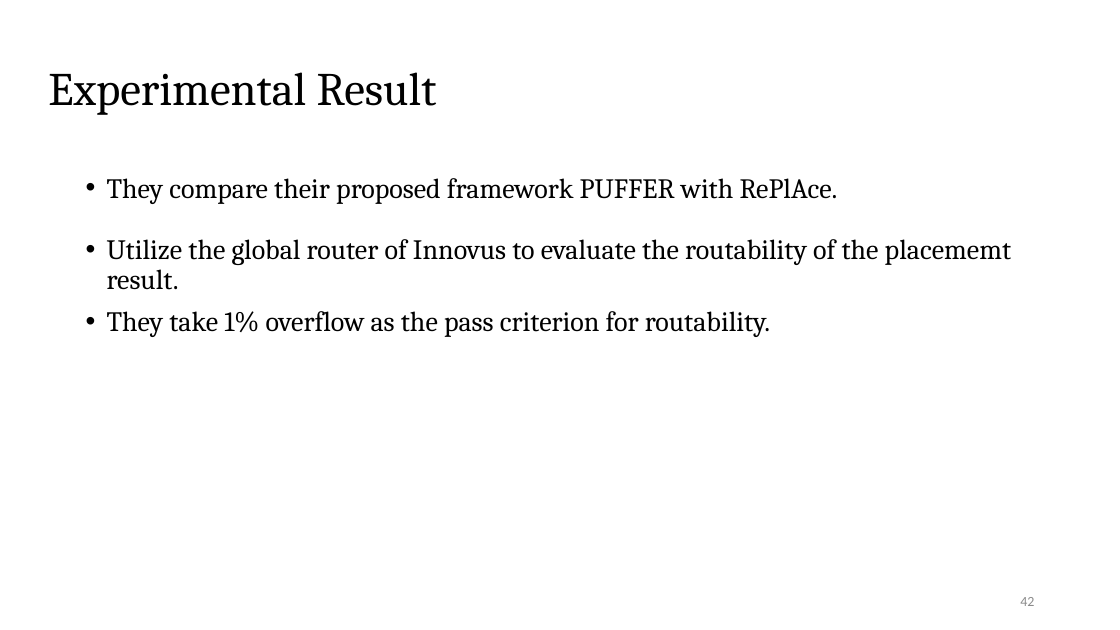
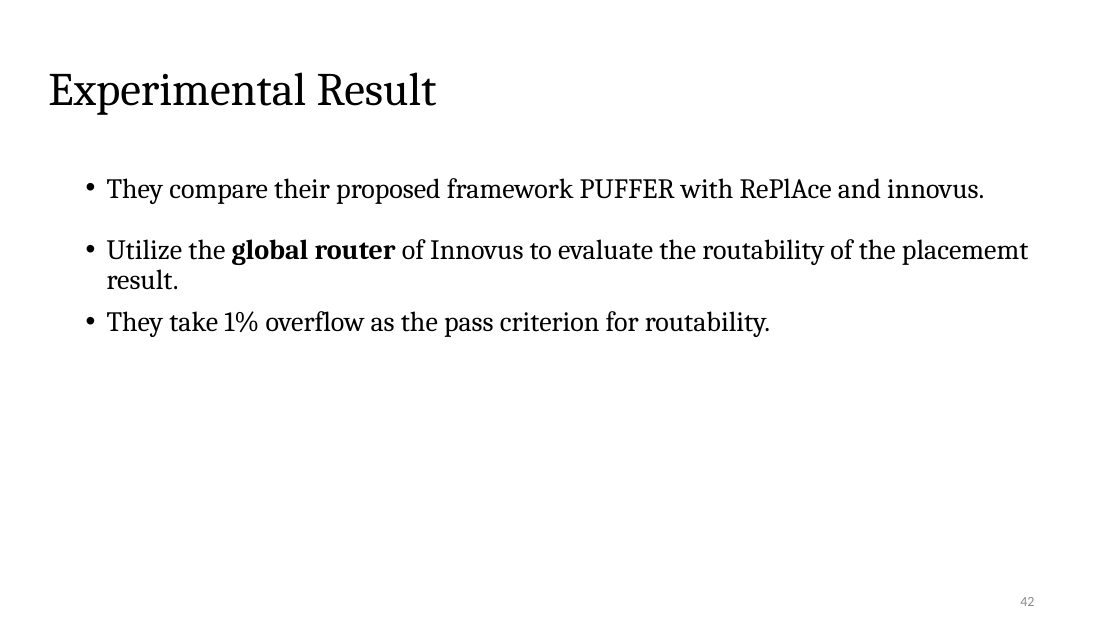
Before and after one commit to Pacific-Feng-Studuies/Studied-Papers, a slide deck: slide 43 of GM/Placement/PUFFER A Routability-Driven Placement Framework via Cell Padding/PUFFER A Routability-Driven Placement Framework via Cell Padding.pptx. Drawn at 1120x630 pixels with LibreOffice and Linux fonts; fonts in the diff are those of the drawing. Boxes give left, top, right and bottom in pixels: in the first picture for what was removed or moved away, otherwise in the second. Text is boxed around its words. In the diff, an @@ line names an element or a change of style, - is before the commit and + after.

Commit message:
2023/10/22, add PUFFER.pptx

```diff
--- a/GM/Placement/PUFFER A Routability-Driven Placement Framework via Cell Padding/PUFFER A Routability-Driven Placement Framework via Cell Padding.pptx
+++ b/GM/Placement/PUFFER A Routability-Driven Placement Framework via Cell Padding/PUFFER A Routability-Driven Placement Framework via Cell Padding.pptx
@@ text at box(107, 178, 984, 204): text changed @@
-• They compare their proposed framework PUFFER with RePlAce.
+• They compare their proposed framework PUFFER with RePlAce and innovus.
@@ text at box(107, 239, 1028, 290): bold on in "global router" @@
```
Also in this commit, not shown: 1 other slide changed.
